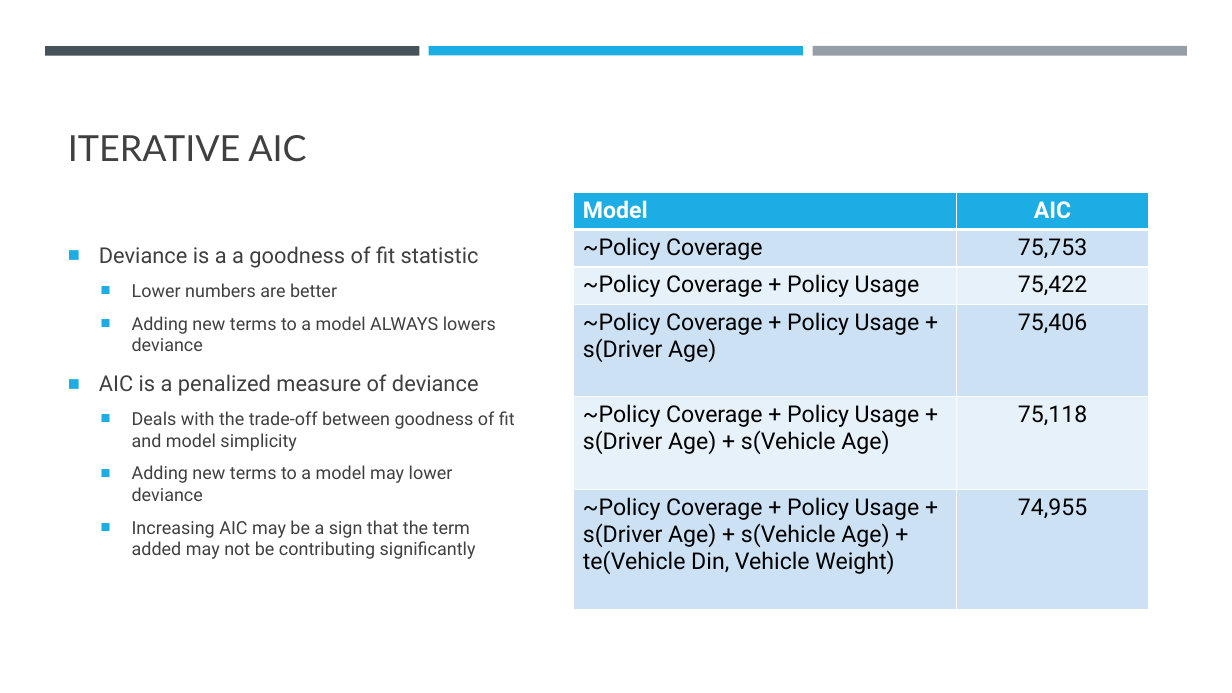
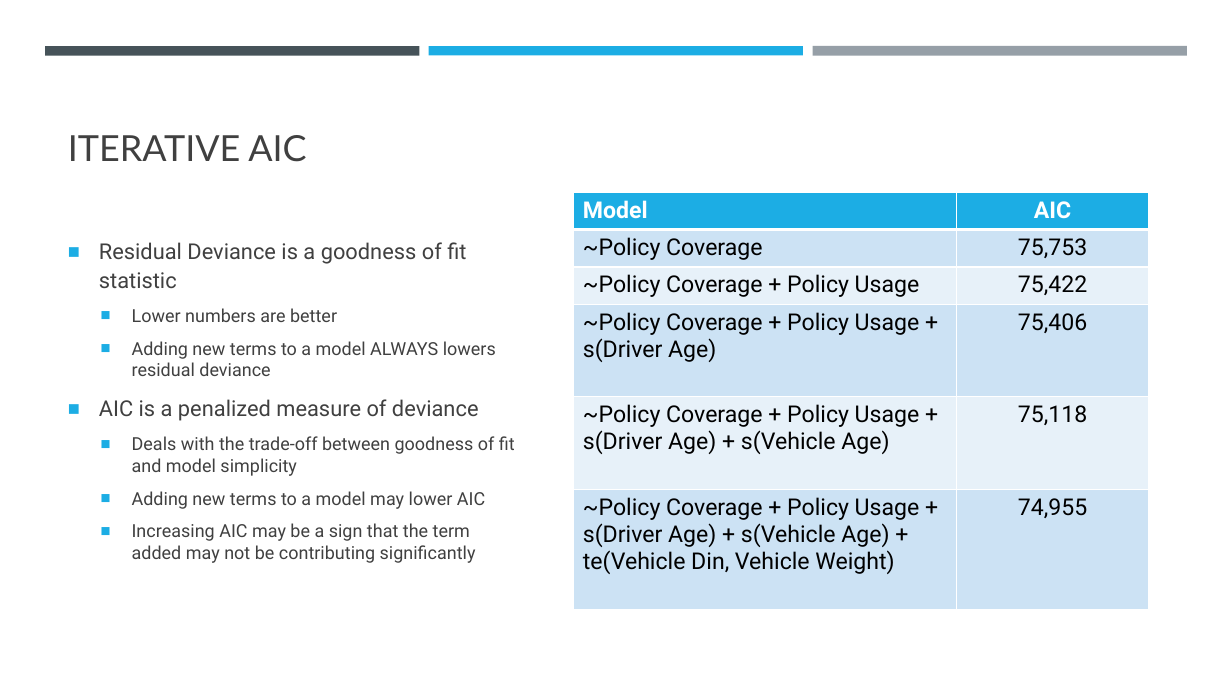
Before and after one commit to casact/GAM_Examples, a slide deck: slide 14 of CAGNY 2021 GAM Smooths.pptx. Drawn at 1232x693 pixels with LibreOffice and Linux fonts; fonts in the diff are those of the drawing. Boxes give left, top, right and bottom in pixels: in the first picture for what was removed or moved away, otherwise in the second. Text is boxed around its words. In the diff, an @@ line names an element or a change of style, - is before the commit and + after.

```diff
--- a/CAGNY 2021 GAM Smooths.pptx
+++ b/CAGNY 2021 GAM Smooths.pptx
@@ text at (99, 242, 466, 288): text changed @@
-■ Deviance is a a goodness of fit statistic
+■ Residual Deviance is a goodness of fit statistic
@@ text at (132, 341, 496, 376): text changed @@
-  ■ Adding new terms to a model ALWAYS lowers deviance
+  ■ Adding new terms to a model ALWAYS lowers residual deviance
@@ text at (132, 491, 485, 509): text changed @@
-  ■ Adding new terms to a model may lower deviance
+  ■ Adding new terms to a model may lower AIC
```
Also in this commit, not shown: 9 other slides changed, 1 slide added, 1 slide removed, 2 other files.
